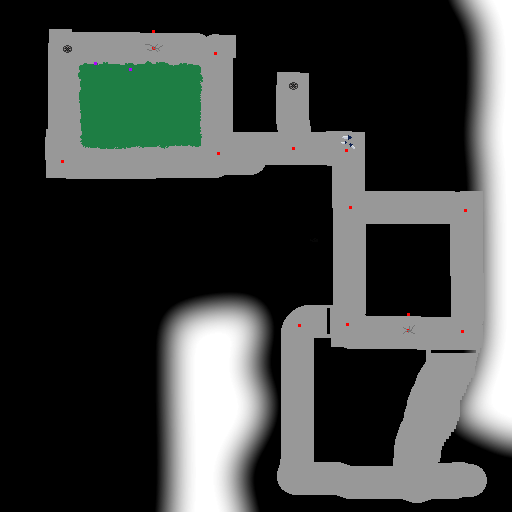
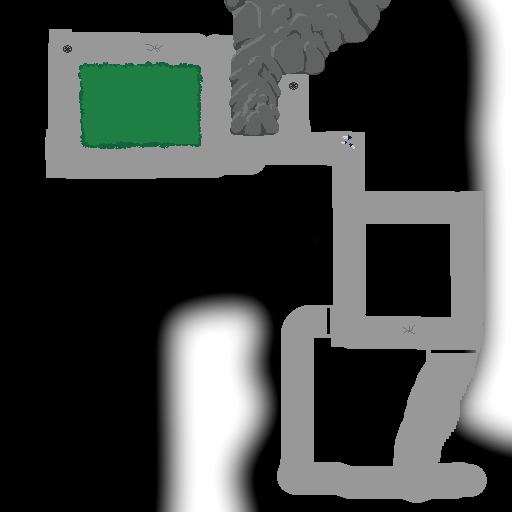
Two versions of the same layered image (512×512). Layer-by-layer changes:
hid "nodes", painted on it over [61,30,467,333]
painted on "houses" over [78,0,391,149]
